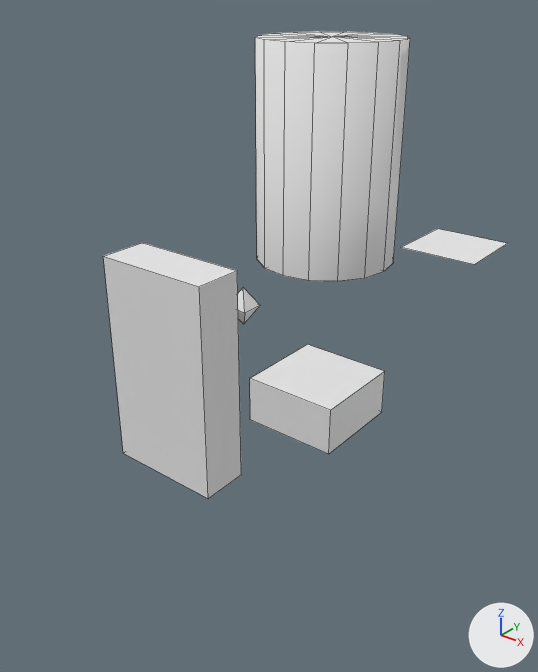
The Blender file etc/blend/Prefabs.blend as it was, and as the next commit left it.
Rendered twice from a 50 mm lens placed at (4.34, -7.11, 3.73), pointed at (-0.57, -0.97, -0.08). The lights are fixed; the arrows at lower right show +X, +Y and +Z. Mesh edges are drawn as thin lines.

The first picture shows 'Acid', 'Door', 'EndPoint', 'Trap'.
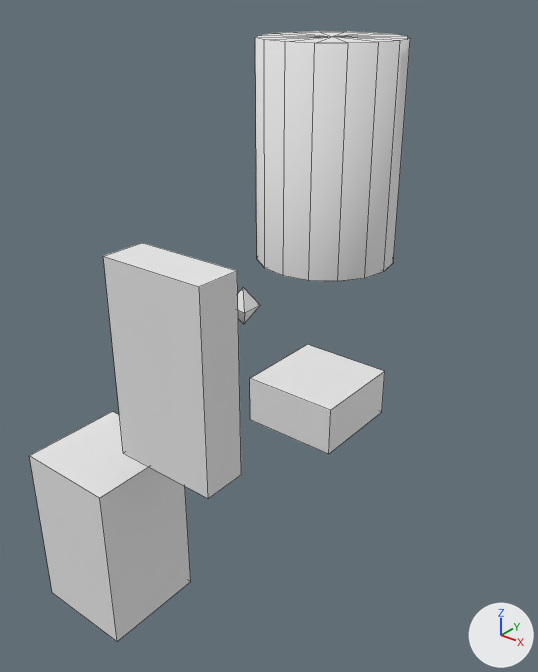
Diff of the bpy script that builds the scene:
```diff
--- a/etc/blend/Prefabs.blend.py
+++ b/etc/blend/Prefabs.blend.py
@@ me_acid @@
 me_acid.from_pydata(...)  # 4 vertices, 1 face; spans x -0.5..0.5, y -0.5..0.5, z 0.1
 # used by ob_acid; location = (0.5, 1.5, 0.5)
 # verts and faces of me_acid; kept vertices keep their numbers, new ones are numbered from 4
 # before: 0 (0.5, 0.5, 0.1) at pixel (507, 243), 1 (0.5, -0.5, 0.1) at pixel (474, 264), 2 (-0.5, -0.5, 0.1) at pixel (400, 247), 3 (-0.5, 0.5, 0.1) at pixel (437, 228)
+# me_acid part 1
+delete_vertices([*range(0, 4)])  # with the faces that use them
+verts[4] = (-0.5, -0.5, -1.5)  # pixel (52, 592)
+verts[5] = (-0.5, 0.5, -1.5)
+verts[6] = (-0.5, -0.5, 0.2)  # pixel (29, 455)
+verts[7] = (-0.5, 0.5, 0.2)  # pixel (112, 411)
+for new, old in zip([*range(8, 12)], [*range(4, 8)]): verts[new] = verts[old] + (1.0, 0.0, 0.0)
+faces += [(4, 5, 9, 8), (6, 10, 11, 7), (8, 9, 11, 10), (4, 8, 10, 6), (4, 6, 7, 5), (5, 7, 11, 9)]
 me_acid.materials.append(mat_dummy)
@@ ob_acid @@
 ob_acid = bpy.data.objects.new('Acid', me_acid)
-ob_acid.location = (0.5, 1.5, 0.5)
+ob_acid.location = (-0.5, -3.5, -0.5)
```

Location of each change, [x1, y1, x2, y2] in pixels of the pictures (538 x 672 px):
'Acid', reshaped, moved (51% wider, 524% taller)
    before: [401, 229, 508, 265]
    after: [29, 412, 191, 642]
